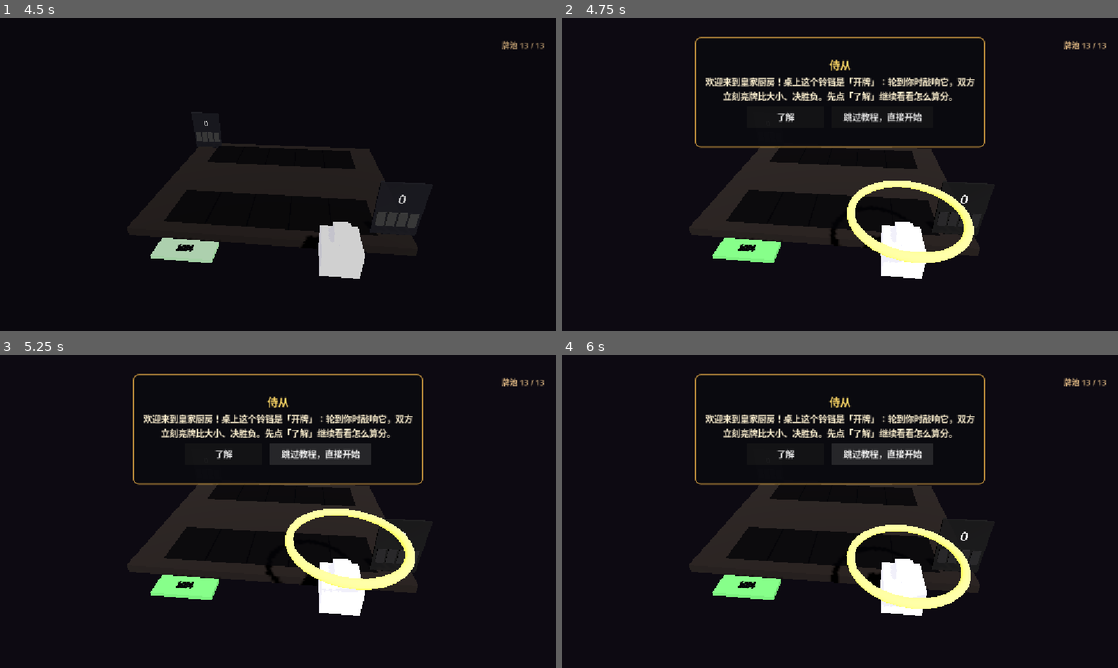
Above: before the commit, frames 1-4 (two rows, left to right).
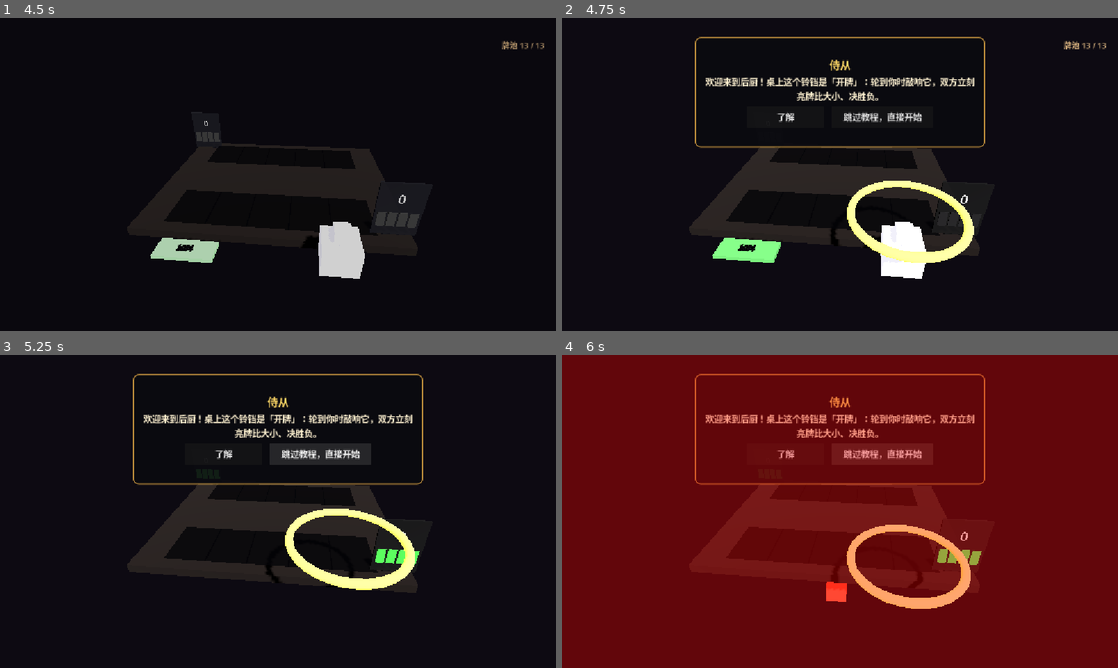
Above: after the commit, the same moments.

Repository: Yb-rabbit/soup-sabotage
Game: Godot game, scene res://MainMenu.tscn
Two runs of this game, one before a commit and one after it. Both use one fixed random seed, a clock stepped at 60 frames per second and the inputs below.
Inputs (mouse positions are in pixels of both pictures, inside the frame that each line leads up to):
- Up to frame 1 (4.5 s): tap Enter at 0.5 s; move the mouse to (400, 158) at 0.52 s; click (400, 158) at 0.67 s; tap Space at 1.25 s; move the mouse to (166, 190) at 1.27 s; click (166, 190) at 1.42 s; click "启动 · 开锅" at 2 s; move the mouse to (333, 105) at 2.77 s; click (333, 105) at 2.92 s; move the mouse to (250, 237) at 3.52 s; click (250, 237) at 3.67 s; move the mouse to (444, 221) at 4.27 s; click (444, 221) at 4.42 s
- Up to frame 2 (4.75 s): no input
- Up to frame 3 (5.25 s): click "跳过教程，直接开始" at 5 s
- Up to frame 4 (6 s): click "跳过教程，直接开始" at 5.75 s

Frame 1 is identical in both runs. In frame 2, 1.8% of the frame differs, in the area x 29-75%, y 18-27%; in frame 3, 3.9%; in frame 4, 100%, in the area x 0-100%, y 0-100%.

Commit message:
【暂存】游戏循环查询
通过

Diff:
--- a/scripts/game_manager3d.gd
+++ b/scripts/game_manager3d.gd
@@ -59,6 +59,7 @@
 
 # ---- 教程状态 ----
 var _tut_step := 0
+var _tut_draw_stage := 0  # 教程抽牌演示阶段：0未抽 / 1已抽固定6 / 2特殊日演示
 var _tut_demo_tw: Tween = null
 var _highlight_ring: Node3D = null
 var _ring_tw: Tween = null  # 高亮光环上下浮动动效
@@ -87,6 +88,7 @@
 var _partic_bar: HBoxContainer
 var _partic_buttons: Array[Button] = []
 var _mode_bar: HBoxContainer
+var _mode_hint: Label  # 模式选择按钮悬停提示小字
 var _mode_buttons: Array[Button] = []
 var _blind_mode := false     # 盲选模式开关
 var _blind_unlocked := false # 通关（整场胜利一次）后解锁盲选
@@ -562,14 +564,14 @@
 	_partic_bar.visible = false
 	_root.add_child(_partic_bar)
 	var b_in := Button.new()
-	b_in.text = "参与料效"
+	b_in.text = "加点猛料"
 	b_in.custom_minimum_size = Vector2(200, 50)
 	b_in.add_theme_font_size_override("font_size", 18)
 	b_in.pressed.connect(_on_participate.bind(true))
 	_partic_bar.add_child(b_in)
 	_partic_buttons.append(b_in)
 	var b_out := Button.new()
-	b_out.text = "不参与（和平交易）"
+	b_out.text = "不参与（诚信互刷）"
 	b_out.custom_minimum_size = Vector2(220, 50)
 	b_out.add_theme_font_size_override("font_size", 18)
 	b_out.pressed.connect(_on_participate.bind(false))
@@ -593,6 +595,9 @@
 	b_cur.custom_minimum_size = Vector2(200, 50)
 	b_cur.add_theme_font_size_override("font_size", 18)
 	b_cur.pressed.connect(_on_mode_select.bind(false))
+	b_cur.set_meta("mode_hint", "双方牌点公开")
+	b_cur.mouse_entered.connect(_on_mode_hover.bind(b_cur))
+	b_cur.mouse_exited.connect(_hide_mode_hint)
 	_mode_bar.add_child(b_cur)
 	_mode_buttons.append(b_cur)
 	var b_blind := Button.new()
@@ -600,8 +605,22 @@
 	b_blind.custom_minimum_size = Vector2(200, 50)
 	b_blind.add_theme_font_size_override("font_size", 18)
 	b_blind.pressed.connect(_on_mode_select.bind(true))
+	b_blind.set_meta("mode_hint", "首牌及弃牌公开")
+	b_blind.mouse_entered.connect(_on_mode_hover.bind(b_blind))
+	b_blind.mouse_exited.connect(_hide_mode_hint)
 	_mode_bar.add_child(b_blind)
 	_mode_buttons.append(b_blind)
+	# 模式选择悬停提示小字
+	_mode_hint = Label.new()
+	_mode_hint.set_anchors_and_offsets_preset(Control.PRESET_CENTER_BOTTOM)
+	_mode_hint.grow_horizontal = Control.GROW_DIRECTION_BOTH
+	_mode_hint.offset_top = -140
+	_mode_hint.offset_bottom = -135
+	_mode_hint.horizontal_alignment = HORIZONTAL_ALIGNMENT_CENTER
+	_mode_hint.add_theme_font_size_override("font_size", 14)
+	_mode_hint.add_theme_color_override("font_color", Color(0.95, 0.85, 0.6))
+	_mode_hint.visible = false
+	_root.add_child(_mode_hint)
 
 	# “挡”无效提示（点击对方牌时）
 	_block_label = Label.new()
@@ -672,7 +691,7 @@
 			_tut_highlight(_bell)
 			_vn_button.text = "跳过教程，直接开始"
 			_vn_button.visible = true
-			show_vn("侍从", "欢迎来到皇家厨房！桌上这个铃铛是「开牌」：轮到你时敲响它，双方立刻亮牌比大小、决胜负。先点「了解」继续看看怎么算分。")
+			show_vn("侍从", "欢迎来到后厨！桌上这个铃铛是「开牌」：轮到你时敲响它，双方立刻亮牌比大小、决胜负。")
 		1:
 			_tut_highlight(_player_phone)
 			_vn_button.visible = false
@@ -682,7 +701,7 @@
 			_tut_highlight(_player_phone)
 			_vn_button.visible = false
 			_tut_run_demo(2)
-			show_vn("侍从", "但要小心！总分超过 21 会爆牌直接判负，不足 18 同样不算赢。所以拿牌、加多少料，都得盘算好。")
+			show_vn("侍从", "但要小心！总分超过 21 会爆牌判负，不足 18 同样不算赢。所以拿牌、加多少料，都得盘算好。")
 		3:
 			_tut_highlight(_player_phone)
 			_vn_button.visible = false
@@ -691,11 +710,25 @@
 		4:
 			_tut_highlight(_draw_btn)
 			_vn_button.visible = false
-			show_vn("你", "轮到我就按「加料」抽一张牌，再看情况选「保留」（计入总分）或「跳过」（弃牌、占一格）。控制好点数别爆啦。")
+			_tut_draw_stage = 0
+			_update_buttons()
+			# 教程演示特殊日（怀旧节：被计入者扣血）；牌池与正式对局一致
+			round_ingredient = Ingredient.EXPIRED
+			card_pool.clear()
+			for v in range(1, 14):
+				card_pool.append(v)
+			card_pool.shuffle()
+			_update_day_chip()
+			player_points = 0
+			player_lives = START_LIVES
+			_update_scores()
+			_update_lives()
+			show_vn("侍从", "【怀旧节】演示！按「加料」，会随机抽一张牌。再点一次「加料」，让你试试料效和电量关系。")
 		5:
 			_tut_clear_highlight()
+			_tut_cleanup_demo()
 			_vn_button.visible = false
-			show_vn("侍从", "规则都懂了吧？点「开始游戏」，选个模式，开启你的皇家晚宴。")
+			show_vn("侍从", "规则都懂了吧？点「开始游戏」，选个模式，开启你的皇家晚宴。好运！")
 		_:
 			pass
 
@@ -738,6 +771,83 @@
 
 
 ## 演示动画（一次性清晰序列：怎么赢 / 失败扣血 / 重新亮电；不循环，避免"自主回血"感）
+## 教程抽牌演示：像正式对局一样随机抽牌 + 特殊日图钉；再点展示扣血（同步血量动画）
+func _tut_handle_draw() -> void:
+	if _busy:
+		return
+	var slot: CardSlot3D
+	if _tut_draw_stage == 0:
+		_tut_draw_stage = 1
+		slot = _next_empty(_player_slots)
+		if slot == null:
+			return
+		var v := _draw_from_pool()
+		_busy = true
+		await _spawn_deal(slot, v)
+		if slot.card3d != null:
+			slot.card3d.reveal()
+			_add_pin_marker(slot.card3d)
+		_busy = false
+		player_points = v
+		_update_scores()
+		show_vn("你", "你抽到 %d。看牌角的图钉——这是【怀旧节】的料，被计入会倒扣电量。再点一次「加料」看料效。" % v)
+		return
+	if _tut_draw_stage == 1:
+		_tut_draw_stage = 2
+		slot = _next_empty(_player_slots)
+		if slot == null:
+			return
+		var v2 := _draw_from_pool()
+		_busy = true
+		await _spawn_deal(slot, v2)
+		if slot.card3d != null:
+			slot.card3d.reveal()
+			_add_pin_marker(slot.card3d)
+		_busy = false
+		player_points += v2
+		_update_scores()
+		# 怀旧节：被计入的「陈年料」扣血（同步血量动画）
+		player_lives = maxi(0, player_lives - 1)
+		_update_lives()
+		show_vn("国王", "这张带图钉的「陈年料」%d 被计入，要扣你的电池！ -1（剩余 %d）。" % [v2, player_lives])
+		return
+	show_vn("提示", "演示完毕，点「了解」继续。")
+
+
+## 教程抽牌演示完毕：清理演示痕迹，回到干净待开场布局（不显示特殊日/总分/抽牌/铃铛）
+func _tut_cleanup_demo() -> void:
+	for s in _player_slots:
+		if s.card3d != null:
+			s.card3d.queue_free()
+			s.card3d = null
+		s.reset()
+	for s in _ai_slots:
+		if s.card3d != null:
+			s.card3d.queue_free()
+			s.card3d = null
+		s.reset()
+	# 不显示特殊日
+	round_ingredient = Ingredient.NONE
+	if _day_chip != null:
+		_day_chip.visible = false
+	# 总分归零
+	player_points = 0
+	ai_points = 0
+	_update_scores()
+	# 血量恢复满
+	player_lives = START_LIVES
+	ai_lives = START_LIVES
+	_update_lives()
+	# 隐藏抽牌/铃铛/牌池标签（干净待开场布局）
+	if _draw_btn != null:
+		_draw_btn.visible = false
+	if _bell != null:
+		_bell.visible = false
+	if _deck_label != null:
+		_deck_label.visible = false
+	card_pool.clear()
+
+
 func _tut_run_demo(step: int) -> void:
 	_tut_kill_demo()
 	var tw := create_tween()
@@ -771,6 +881,39 @@
 
 
 ## 整场开始/重来：重置双方生命，再开第一局
+## 正式对局开场过场：一张牌从远处旋转翻面飞入、亮牌，随后开局
+func _play_match_intro() -> void:
+	var card := Card3D.new()
+	card.setup(randi_range(1, 13))
+	card.own = true
+	add_child(card)
+	card.position = Vector3(0, 6.0, -8.0)
+	card.rotation_degrees.x = 180.0
+	card.scale = Vector3(0.18, 0.18, 0.18)
+	# 从远处旋转翻面飞入桌面中央
+	var tw := create_tween()
+	tw.set_parallel(true)
+	tw.tween_property(card, "position", Vector3(0, 1.1, 0.4), 0.7)\
+		.set_trans(Tween.TRANS_QUAD).set_ease(Tween.EASE_IN_OUT)
+	tw.tween_property(card, "scale", Vector3.ONE, 0.7)\
+		.set_trans(Tween.TRANS_QUAD).set_ease(Tween.EASE_OUT)
+	tw.tween_property(card, "rotation_degrees:y", 720.0, 0.7)\
+		.set_trans(Tween.TRANS_QUAD).set_ease(Tween.EASE_IN_OUT)
+	await tw.finished
+	# 亮牌
+	card.reveal()
+	await get_tree().create_timer(0.9).timeout
+	# 预告牌退场
+	var tw2 := create_tween()
+	tw2.set_parallel(true)
+	tw2.tween_property(card, "position:y", 3.2, 0.4)\
+		.set_trans(Tween.TRANS_QUAD).set_ease(Tween.EASE_IN)
+	tw2.tween_property(card, "scale", Vector3(0.05, 0.05, 0.05), 0.4)
+	tw2.tween_property(card, "rotation_degrees:y", 720.0, 0.4)
+	await tw2.finished
+	card.queue_free()
+
+
 func _start_match() -> void:
 	_tut_kill_demo()
 	_tut_clear_highlight()
@@ -778,6 +921,7 @@
 	ai_lives = START_LIVES
 	_consecutive_draws = 0
 	_update_lives()
+	await _play_match_intro()
 	_start_round()
 
 
@@ -952,32 +1096,31 @@
 	var mesh := MeshInstance3D.new()
 	mesh.mesh = box
 	mesh.material_override = mat
-	mesh.position = Vector3(0, 6.5, 13)
-	mesh.scale = Vector3(0.12, 0.12, 0.12)
+	mesh.position = Vector3(0, 7.0, -7.0)
+	mesh.scale = Vector3(0.15, 0.15, 0.15)
 	add_child(mesh)
 	var flash := ColorRect.new()
 	flash.color = Color(1, 0, 0, 0)
 	flash.set_anchors_and_offsets_preset(Control.PRESET_FULL_RECT)
 	flash.mouse_filter = Control.MOUSE_FILTER_IGNORE
 	_root.add_child(flash)
-	# 抛物逼近（远处 → 砸到面前，同时放大）
+	# 从远处(场景深处)抛物砸向屏幕，同时放大
 	var tw := create_tween()
-	tw.tween_property(mesh, "position", Vector3(0, 3.0, 2.6), 0.5)\
+	tw.tween_property(mesh, "position", Vector3(0, 2.8, 0.5), 0.55)\
 		.set_trans(Tween.TRANS_QUAD).set_ease(Tween.EASE_IN)
-	tw.parallel().tween_property(mesh, "scale", Vector3(2.4, 2.4, 2.4), 0.5)\
+	tw.parallel().tween_property(mesh, "scale", Vector3(2.6, 2.6, 2.6), 0.55)\
 		.set_trans(Tween.TRANS_QUAD).set_ease(Tween.EASE_IN)
 	await tw.finished
-	# 砸中：闪红 + 震屏
+	# 砸中屏幕：同时全屏变红 + 震屏
+	_camera_shake_burst(0.5)
 	var ftw := create_tween()
-	ftw.tween_property(flash, "color:a", 0.9, 0.06)
-	ftw.tween_property(flash, "color:a", 0.0, 0.3)
-	_camera_shake_burst(0.4)
+	ftw.tween_property(flash, "color:a", 1.0, 0.06)
+	ftw.tween_property(flash, "color:a", 0.0, 0.5)
 	# 下降退场
 	var dtw := create_tween()
-	dtw.tween_property(mesh, "position:y", -2.2, 0.35)\
+	dtw.tween_property(mesh, "position:y", -2.0, 0.4)\
 		.set_trans(Tween.TRANS_QUAD).set_ease(Tween.EASE_IN)
-	dtw.parallel().tween_property(mesh, "position:z", 1.2, 0.35)
-	dtw.parallel().tween_property(mesh, "scale", Vector3(0.3, 0.3, 0.3), 0.35)
+	dtw.parallel().tween_property(mesh, "scale", Vector3(0.4, 0.4, 0.4), 0.4)
 	await dtw.finished
 	mesh.queue_free()
 	await get_tree().create_timer(0.15).timeout
@@ -998,6 +1141,19 @@
 
 
 ## 通关后解锁：新局开头显示“现行/盲选”选择
+## 模式选择悬停：按钮下方显示简要介绍小字
+func _on_mode_hover(btn: Button) -> void:
+	if _mode_hint == null:
+		return
+	_mode_hint.text = str(btn.get_meta("mode_hint", ""))
+	_mode_hint.visible = true
+
+
+func _hide_mode_hint() -> void:
+	if _mode_hint != null:
+		_mode_hint.visible = false
+
+
 func _show_mode_bar() -> void:
 	if _mode_bar == null:
 		_start_match()
@@ -1069,6 +1225,9 @@
 
 ## 玩家：加料（抽 1 张，看到后决定保留/跳过）
 func _on_draw() -> void:
+	if state == State.TUTORIAL and _tut_step == 4:
+		_tut_handle_draw()
+		return
 	if state != State.PLAYER_TURN or phase != Phase.IDLE or _busy:
 		return
 	if _slots_full(_player_slots):
@@ -1109,7 +1268,7 @@
 		_card_place_down(_pending_slot.card3d)
 	_update_scores()
 	if player_points > BUST_LIMIT:
-		_speak_scene("你", "你保留 %d，总分 %d —— 你超过 21 了！别急着认输，看红队会不会也爆。" % [_pending_value, player_points])
+		_speak_scene("你", "你保留 %d，总分 %d —— 你超过 21 了！别急着认输，看对方会不会也爆。" % [_pending_value, player_points])
 		await get_tree().create_timer(0.8).timeout
 	_start_ai_turn()
 
@@ -1140,7 +1299,7 @@
 	_update_buttons()
 	_ai_timer.start(randf_range(0.5, AI_THINK_MAX))
 	_cam_push_in()
-	_speak_scene("红队", "红队思考中……")
+	_speak_scene("红队", "深度思考中……")
 
 
 func _on_ai_turn_timeout() -> void:
@@ -1215,6 +1374,17 @@
 ## 依据 state 与 phase 设置 3D 交互控件的可见/可点
 func _update_buttons() -> void:
 	_update_peek()
+	if state == State.TUTORIAL:
+		# 教程第4步：允许点「加料」做抽牌演示，其余按钮隐藏
+		_draw_btn.visible = _tut_step == 4
+		_draw_btn.set_enabled(_tut_step == 4)
+		_keep_btn.visible = false
+		_keep_btn.set_enabled(false)
+		_skip_btn.visible = false
+		_skip_btn.set_enabled(false)
+		_bell.visible = false
+		_bell.set_enabled(false)
+		return
 	var player_turn := state == State.PLAYER_TURN
 	var deciding := player_turn and phase == Phase.DECIDE
 	var marking := player_turn and phase == Phase.MARK
@@ -1281,7 +1451,7 @@
 		elif a_bust:
 			msg = "红队爆牌了（%d 点，超过 21）！你以 %d 点获胜，你过关！" % [ai_points, player_points]
 		else:
-			msg = "你以 %d 点（18~21）博得国王欢心！对方（%d 点）被扔进汤锅。赢！" % [player_points, ai_points]
+			msg = "你以 %d 点博得国王欢心！对方（%d 点）被扔进汤锅。赢！" % [player_points, ai_points]
 		portrait = "你"
 	elif result == "ai":
 		if p_bust and a_bust:
@@ -1295,7 +1465,7 @@
 		if p_bust and a_bust:
 			msg = "双方爆牌且同分（%d 点），国王摇头说，这锅坏菜了。" % player_points
 		else:
-			msg = "双方均未达标（或平局），国王表示菜就多练。（你 %d / 红队 %d）" % [player_points, ai_points]
+			msg = "双方均未达标，简直拉完了，国王表示菜就多练。（你 %d / 红队 %d）" % [player_points, ai_points]
 		portrait = "国王"
 
 	# ---- 过期料/精制料：被计入哪一方的手就影响哪一方 ----
@@ -1399,6 +1569,7 @@
 ## VN 面板按钮：教程中=跳过教程；整场结束=重来；否则下一局
 func _on_vn_button_pressed() -> void:
 	if state == State.TUTORIAL:
+		_tut_cleanup_demo()
 		_show_mode_select_flow()
 		return
 	if player_lives <= 0 or ai_lives <= 0:
